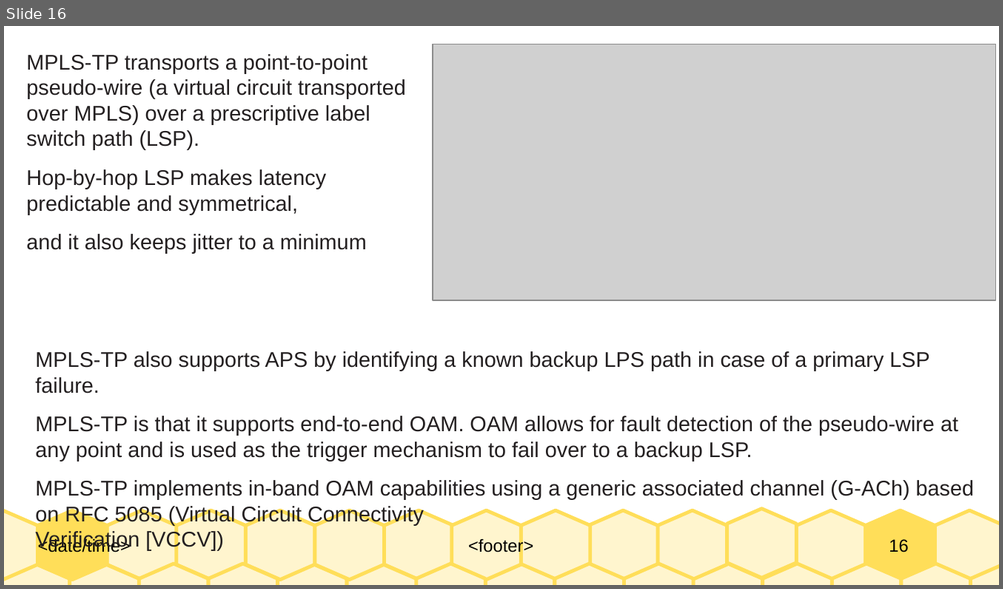
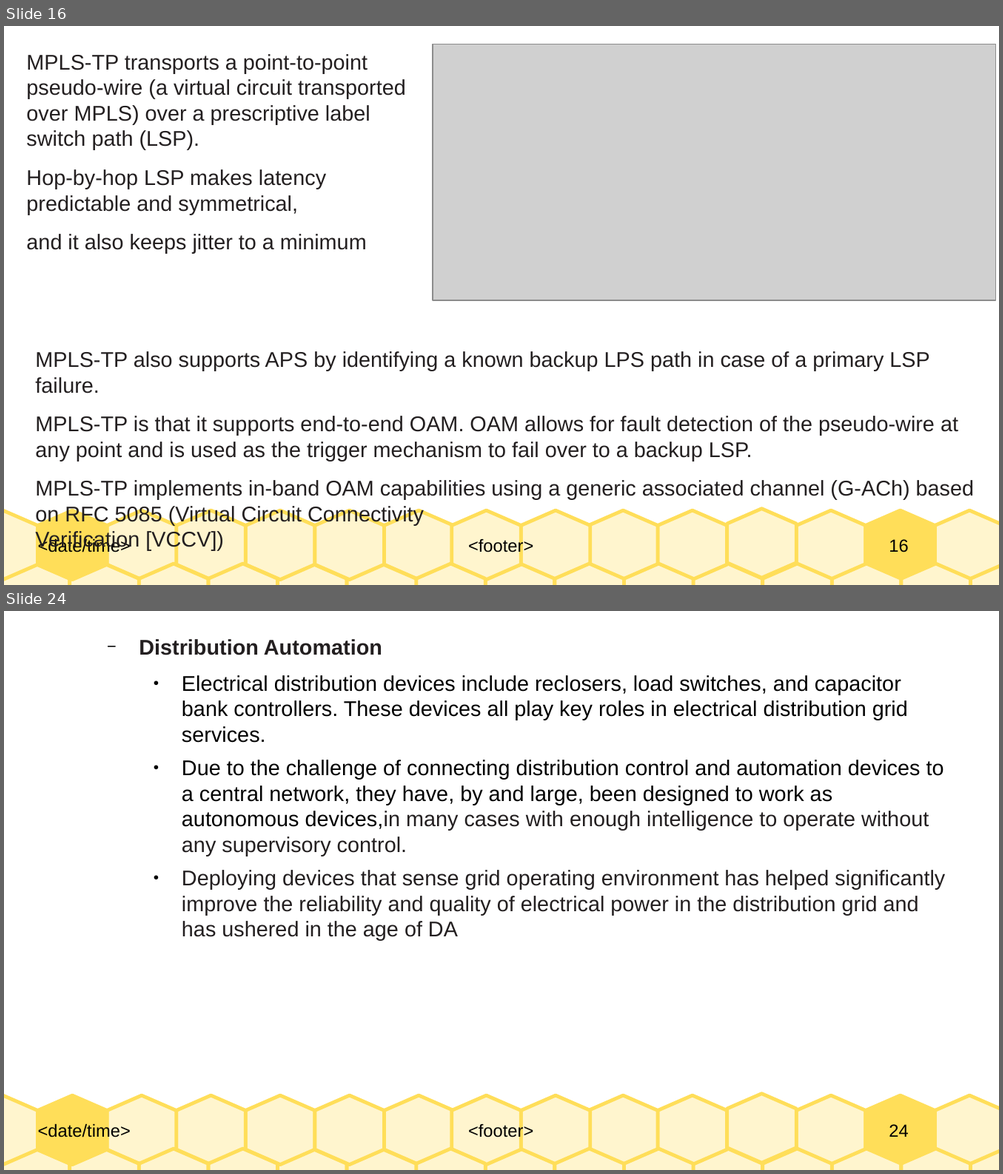
Before and after one commit to Dihfahsih1/Masters-Software-Engineering, a slide deck: yr-sem1/IoT/chapter-11-summary.odp. Shown one above the other, each under a label of ours: slide 16 before the commit, slides 16 and 24 after it; the slides between them are not shown. The pictures are 1003x589 and 1003x1174 pixels, drawn with LibreOffice and Linux fonts; fonts in the diff are those of the drawing; grey boxes stand for pictures. Boxes give left, top, right and bottom in pixels: in the first picture for what was removed or moved away, otherwise in the second. Text is boxed around its words. In the diff, an @@ line names an element or a change of style, - is before the commit and + after.

```diff
--- a/yr-sem1/IoT/chapter-11-summary.odp
+++ b/yr-sem1/IoT/chapter-11-summary.odp
@@ slide 24 added at [4,611,999,1170], background #FFFFFF; not listed: 33 template elements that a slide beside it also shows @@
@@ text added at [139,639,945,941], 17 pt, text #000000 @@
+  − Distribution Automation
+    ● Electrical distribution devices include reclosers, load switches, and capacitor bank controllers. These devices all play key roles in electrical distribution grid services.
+    ● Due to the challenge of connecting distribution control and automation devices to a central network, they have, by and large, been designed to work as autonomous devices,in many cases with enough intelligence to operate without any supervisory control.
+    ● Deploying devices that sense grid operating environment has helped significantly improve the reliability and quality of electrical power in the distribution grid and has ushered in the age of DA
```
Also in this commit, not shown: 1 slide changed, 15 other slides added, 1 slide removed, 1 other file.
